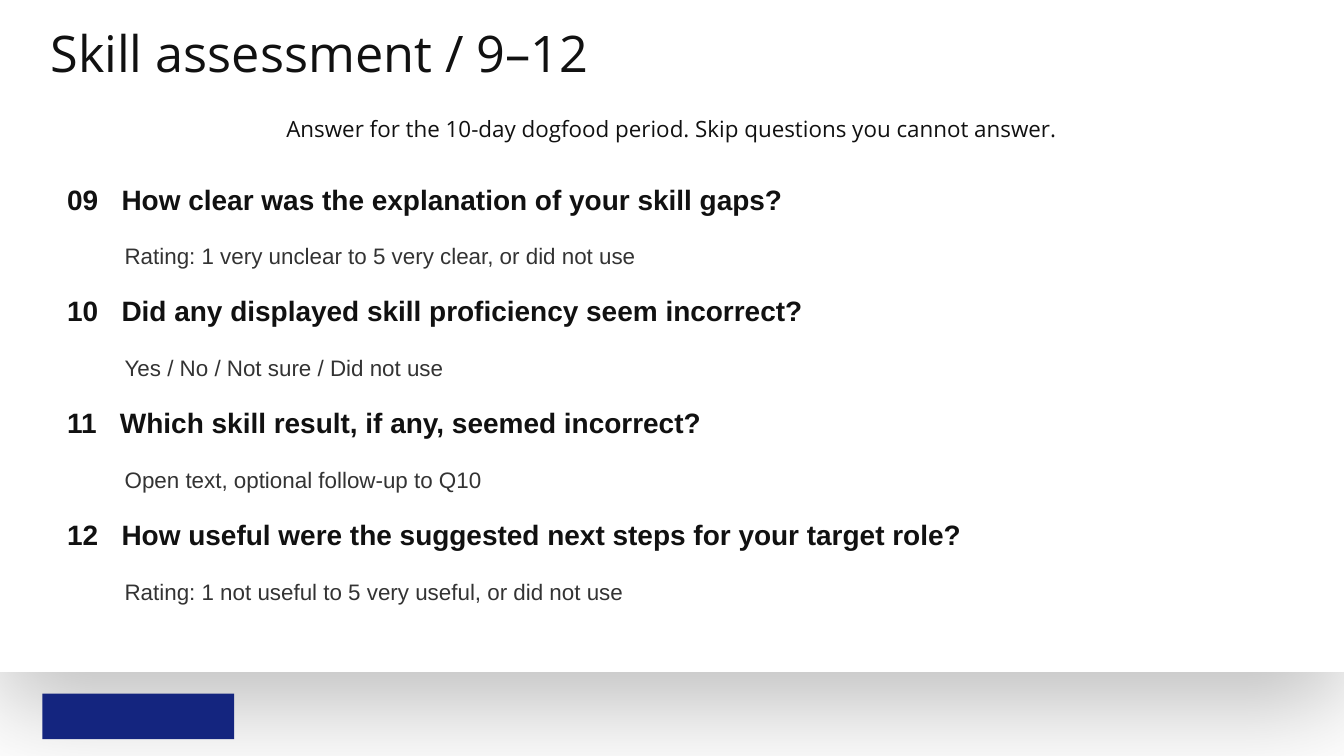
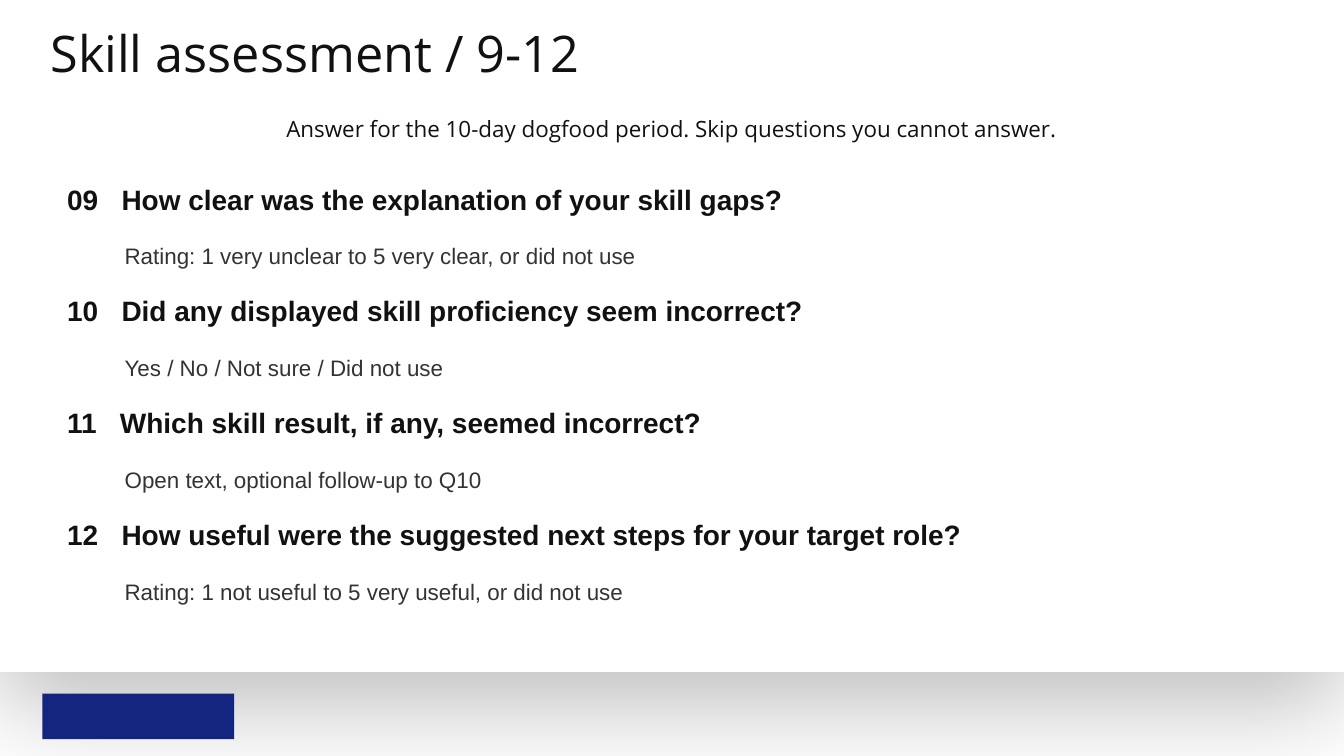
Before and after one commit to abrarmudhir/ai-journey, a slide deck: slide 14 of notebooks/mba/1_Product_Manager/4_Product_Development/project_managing_product_development/submission/Managing_Product_Development_Submission_1/Career_Boost_Managing_Product_Development.pptx. Drawn at 1344x756 pixels with LibreOffice and Linux fonts; fonts in the diff are those of the drawing; background and template pictures are left out. Boxes give left, top, right and bottom in pixels: in the first picture for what was removed or moved away, otherwise in the second. Text is boxed around its words. In the diff, an @@ line names an element or a change of style, - is before the commit and + after.

```diff
--- a/notebooks/mba/1_Product_Manager/4_Product_Development/project_managing_product_development/submission/Managing_Product_Development_Submission_1/Career_Boost_Managing_Product_Development.pptx
+++ b/notebooks/mba/1_Product_Manager/4_Product_Development/project_managing_product_development/submission/Managing_Product_Development_Submission_1/Career_Boost_Managing_Product_Development.pptx
@@ title at bbox=[50, 33, 580, 73]: text changed @@
-Skill assessment / 9–12
+Skill assessment / 9-12
```
Also in this commit, not shown: 5 other slides changed, 1 other file.
